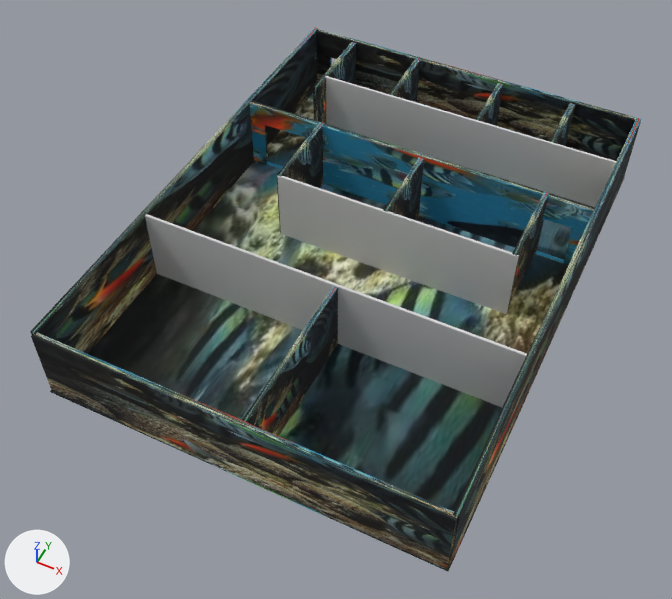
Before and after pictures for a commit that changed the OBJ model modelos/casa/estructura.obj.
Before and after are seen from a 50 mm lens placed at (13.4, -34.6, 35.2), pointed at (-0.6, -6.6, 0.2). The lights are fixed; the arrows at lower left show +X, +Y and +Z. Where no turn or scale is listed for an object, it has been applied to the vertices.

The scene before the commit, as lines of its bpy script (objects in view):
```python
mat_lambert35sg = principled_material('lambert35SG')
mat_lambert35sg.texture = img_acuario_agua_salada_png
mat_lambert35sg.roughness = 1.0
me_estructura = bpy.data.meshes.new('estructura')
me_estructura.from_pydata(...)  # 197 vertices, 111 faces; spans x -10.0..9.9, y -17.6..9.4, z -0.1..4.2
# faces by material slot: [18, 93]
me_estructura.materials.append(mat_lambert2sg)  # light grey #d7d7d7
me_estructura.materials.append(mat_lambert35sg)  # picture img_acuario_agua_salada_png
ob_estructura = bpy.data.objects.new('estructura', me_estructura)
ob_estructura.location = (0.0, 0.0, 0.0)
```
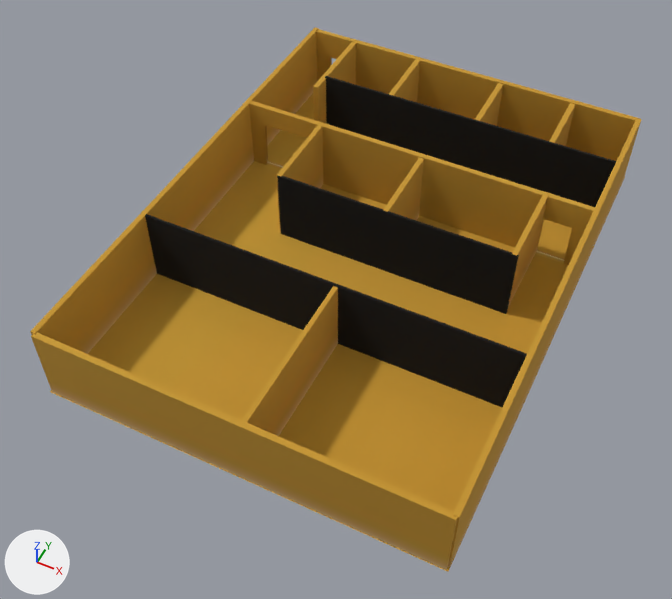
The change, as a diff of the scene's bpy script:
```diff
--- a/modelos/casa/estructura.obj.py
+++ b/modelos/casa/estructura.obj.py
@@ img_dorado_jpg @@
+img_dorado_jpg = load_image('dorado.jpg', 'dorado.jpg', 80, 27, 'sRGB')
@@ mat_lambert35sg @@
 mat_lambert35sg = principled_material('lambert35SG')
-mat_lambert35sg.texture = img_acuario_agua_salada_png
+mat_lambert35sg.texture = img_dorado_jpg
 mat_lambert35sg.roughness = 1.0
@@ mat_aistandardsurface1sg @@
+mat_aistandardsurface1sg = principled_material('aiStandardSurface1SG')
+mat_aistandardsurface1sg.base_color = (0.0, 0.0, 0.0)  # black #000000
+mat_aistandardsurface1sg.roughness = 1.0
@@ me_estructura @@
 me_estructura.from_pydata(...)  # 197 vertices, 111 faces; spans x -10.0..9.9, y -17.6..9.4, z -0.1..4.2
 # used by ob_estructura; location = (0.0, 0.0, 0.0)
+# me_estructura part 1: 18 faces spanning x -9.9..9.7, y -9.0..5.2, z 0.0..4.1 switch from mat_lambert2sg (light grey #d7d7d7) to mat_aistandardsurface1sg (black #000000)
 me_estructura.materials.append(mat_lambert35sg)
```

Changed parts and their boxes (x1, y1, x2, y2) in the pictures (672 x 599 px):
'estructura', surface changed (grey to brown): (30, 27, 641, 572) in both
part 1 of me_estructura, recoloured (grey to black): (145, 76, 616, 407) in both
